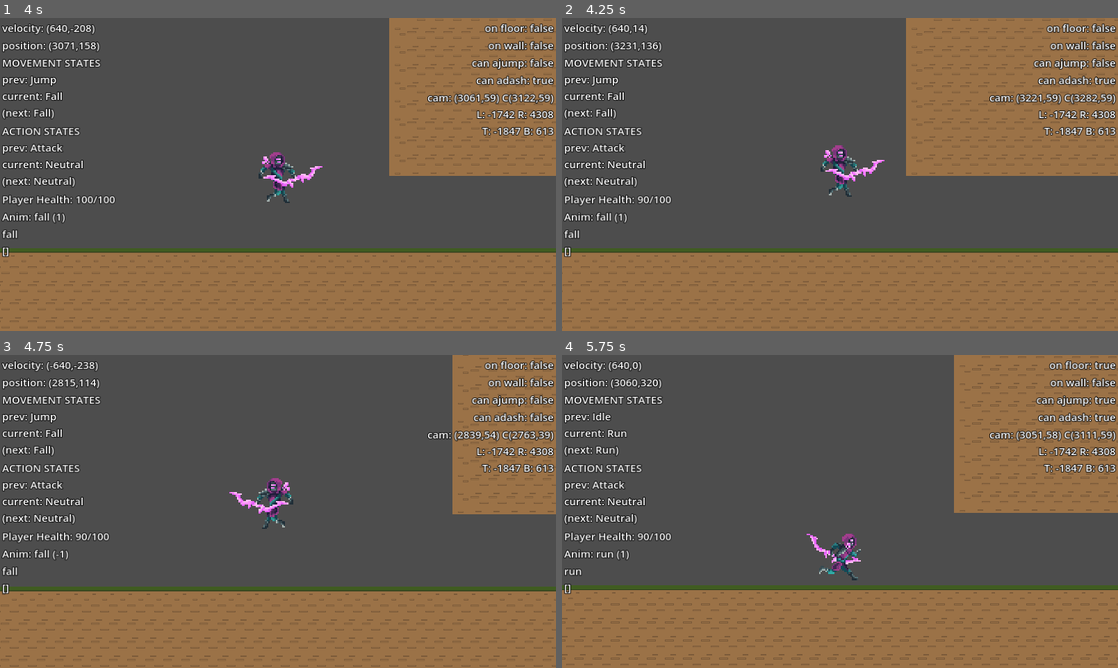
Above: before the commit, frames 1-4 (two rows, left to right).
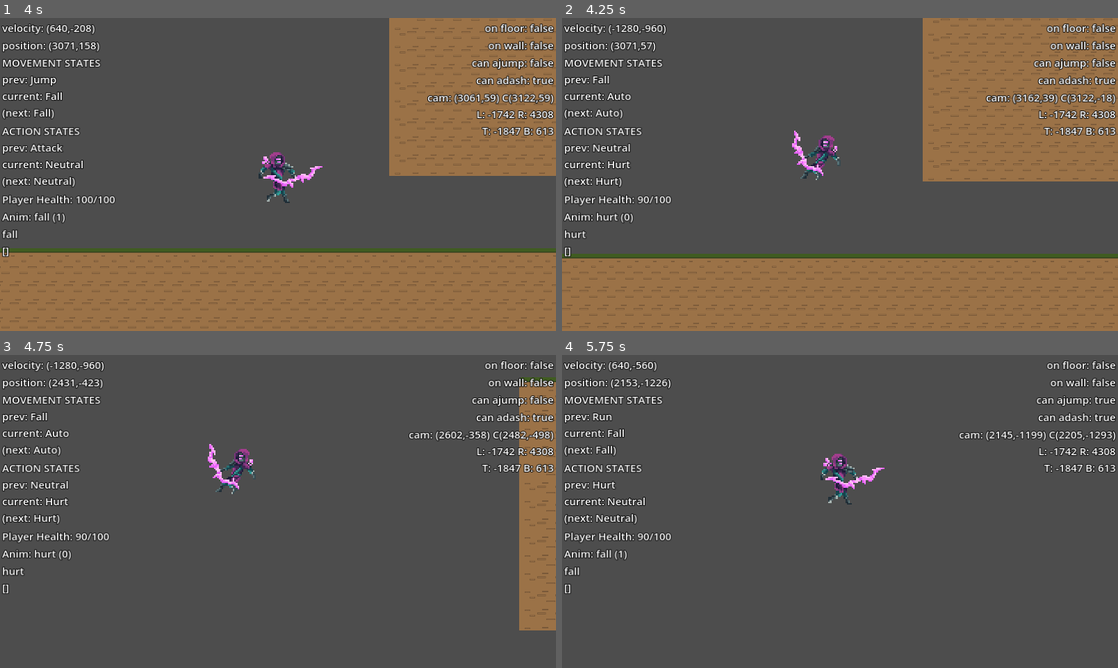
Above: after the commit, the same moments.

Repository: azylazide/untitled-hw-game-G4
Game: Godot game, scene res://src/levels/level_test.tscn
Same seed, same stepped clock (60 frames per second), same inputs: the game is played once before the commit and once after it.
Inputs:
- Up to frame 1 (4 s): tap Enter (ui_accept) at 0.5 s; hold Space (jump) 0.53-1.28 s; hold D (right) 0.53-2.03 s; tap Z (attack) at 1.35 s; tap Space (jump) at 1.52, 1.55, 1.82, 2.3, 2.85, 3.02, 3.32, 3.77, 3.8 s; hold A (left) 2.03-2.78 s; hold X (dash) 2.03-2.78 s; hold D (right) from 2.78 s (still down); hold Z (attack) from 3.53 s (still down)
- Up to frame 2 (4.25 s): keep holding D (right); keep holding Z (attack); tap Space (jump) at 4.07 s; tap Keypad 1 (debug) at 4.15 s
- Up to frame 3 (4.75 s): release D (right) at 4.28 s; release Z (attack) at 4.28 s; hold A (left) from 4.28 s (still down); tap X (dash) at 4.35 s; tap Space (jump) at 4.52, 4.55 s
- Up to frame 4 (5.75 s): tap Space (jump) at 4.82 s; release A (left) at 5.03 s; hold D (right) from 5.03 s (still down); hold Space (jump) from 5.03 s (still down)

Frame 1 is identical in both runs. In frame 2, 12% of the frame differs, in the area x 0-100%, y 0-100%; in frame 3, 35%; in frame 4, 42%.
Error before the commit: Trying to assign value of type 'Nil' to a variable of type 'float'. (res://src/actors/player/player.gd:906)
Error after the commit: Trying to assign value of type 'Nil' to a variable of type 'float'. (res://src/actors/player/player.gd:956)

Commit message:
trying to add hurt state no invicibility yet unfinished added hurt func for other nodes to call

Diff:
--- a/src/actors/player/player.gd
+++ b/src/actors/player/player.gd
@@ -132,8 +132,10 @@
 var attack_finished:= true
 
 signal player_dead
+signal player_hurt
 
 var is_dead:= false
+var is_hurt:= false
 
 ## Stores movement states information
 class MovementStates:
@@ -190,6 +192,8 @@
 
 func _setup_signals() -> void:
 	player_dead.connect(_on_player_death)
+	player_hurt.connect(_on_player_hurt)
+#	hurt_timer.timeout.connect(func(): is_hurt = false)
 	pass
 
 # Called when the node enters the scene tree for the first time.
@@ -273,6 +277,12 @@
 ## States setup when transitioning into
 func _enter_movement_state(delta: float) -> void:
 	match Move.current:
+		Move.AUTO:
+			if Action.current == Action.STATES.HURT:
+				print(frame_count)
+				velocity.x = -face_direction*2*speed
+				velocity.y = -1.8*jump_force
+				return
 		Move.STATES.IDLE:
 			_ground_reset()
 			return
@@ -315,8 +325,18 @@
 			Action.STATES.HURT:
 				#ignore player input
 				#apply knockback while hurt time is active
+#				print("hurting %d" %frame_count)
+				_apply_movement(face_direction)
 				#return AUTO
 				#when done change AUTO to IDLE or RUN or FALL
+				if not is_hurt:
+					if check_floor():
+						if get_direction():
+							Move.next = Move.STATES.RUN
+						else:
+							Move.next = Move.STATES.IDLE
+					else:
+						Move.next = Move.STATES.FALL
 				pass
 			Action.STATES.DEATH:
 				#ignore player input
@@ -554,8 +574,11 @@
 				anim_tree.set("parameters/attack_air/blend_position",face_direction)
 			return Action.STATES.ATTACK
 		Action.STATES.HURT:
-			#invincibility timer
-			return Action.STATES.NEUTRAL
+			#knockback timer
+			if not is_hurt: #temp
+				return Action.STATES.NEUTRAL
+
+			return Action.STATES.HURT
 		Action.STATES.DEATH:
 			#play death when landed
 			if check_floor():
@@ -841,6 +864,26 @@
 func _player_management() -> void:
 	if stats.health == 0 and not is_dead:
 		player_dead.emit()
+	pass
+
+func hurt(damage: float) -> void:
+	stats.health -= damage
+	player_hurt.emit()
+	is_hurt = true
+
+	anim_sm.travel("hurt")
+	Action.next = Action.STATES.HURT
+	Action.change_state()
+	Move.next = Move.AUTO
+	Move.change_state()
+
+	#temp
+	hurt_timer.start()
+
+	pass
+
+func _on_player_hurt() -> void:
+#	is_hurt = true
 	pass
 
 func _on_player_death() -> void:
@@ -870,6 +913,13 @@
 			_:
 				anim_sm.travel("idle")
 				anim_tree.set("parameters/idle/blend_position",face_direction)
+	elif anim_name in ["hurt_left","hurt_right"]:
+		match Move.previous:
+			#temp
+			_:
+				is_hurt = false #temp
+				anim_sm.travel("idle")
+				anim_tree.set("parameters/idle/blend_position",face_direction)
 	elif anim_name in ["death_left","death_right"]:
 		queue_free()
 
--- a/src/actors/player/player.tscn
+++ b/src/actors/player/player.tscn
@@ -101,6 +101,18 @@
 blend_point_1/node = SubResource("AnimationNodeAnimation_pc74d")
 blend_point_1/pos = -1.0
 blend_mode = 1
+
+[sub_resource type="AnimationNodeAnimation" id="AnimationNodeAnimation_6lute"]
+animation = &"hurt_right"
+
+[sub_resource type="AnimationNodeAnimation" id="AnimationNodeAnimation_lj1vv"]
+animation = &"hurt_left"
+
+[sub_resource type="AnimationNodeBlendSpace1D" id="AnimationNodeBlendSpace1D_lyi7m"]
+blend_point_0/node = SubResource("AnimationNodeAnimation_6lute")
+blend_point_0/pos = 1.0
+blend_point_1/node = SubResource("AnimationNodeAnimation_lj1vv")
+blend_point_1/pos = -1.0
 
 [sub_resource type="AnimationNodeAnimation" id="AnimationNodeAnimation_i5bcm"]
 animation = &"idle_left"
@@ -258,6 +270,8 @@
 states/fall/position = Vector2(435, -134)
 states/gdash/node = SubResource("AnimationNodeBlendSpace1D_cyunt")
 states/gdash/position = Vector2(65, 391)
+states/hurt/node = SubResource("AnimationNodeBlendSpace1D_lyi7m")
+states/hurt/position = Vector2(666, 256)
 states/idle/node = SubResource("AnimationNodeBlendSpace1D_jxamb")
 states/idle/position = Vector2(353, 100)
 states/jump/node = SubResource("AnimationNodeBlendSpace1D_n6106")
@@ -1184,6 +1198,84 @@
 "transitions": PackedFloat32Array(1),
 "update": 1,
 "values": [Vector2(-4, -10)]
+}
+tracks/2/type = "value"
+tracks/2/imported = false
+tracks/2/enabled = true
+tracks/2/path = NodePath("Sprite2D:flip_h")
+tracks/2/interp = 1
+tracks/2/loop_wrap = true
+tracks/2/keys = {
+"times": PackedFloat32Array(0),
+"transitions": PackedFloat32Array(1),
+"update": 1,
+"values": [true]
+}
+
+[sub_resource type="Animation" id="Animation_amy27"]
+resource_name = "hurt_right"
+tracks/0/type = "value"
+tracks/0/imported = false
+tracks/0/enabled = true
+tracks/0/path = NodePath("Sprite2D:frame")
+tracks/0/interp = 1
+tracks/0/loop_wrap = true
+tracks/0/keys = {
+"times": PackedFloat32Array(0),
+"transitions": PackedFloat32Array(1),
+"update": 1,
+"values": [21]
+}
+tracks/1/type = "value"
+tracks/1/imported = false
+tracks/1/enabled = true
+tracks/1/path = NodePath("Sprite2D:offset")
+tracks/1/interp = 1
+tracks/1/loop_wrap = true
+tracks/1/keys = {
+"times": PackedFloat32Array(0),
+"transitions": PackedFloat32Array(1),
+"update": 0,
+"values": [Vector2(0, -15.5)]
+}
+tracks/2/type = "value"
+tracks/2/imported = false
+tracks/2/enabled = true
+tracks/2/path = NodePath("Sprite2D:flip_h")
+tracks/2/interp = 1
+tracks/2/loop_wrap = true
+tracks/2/keys = {
+"times": PackedFloat32Array(0),
+"transitions": PackedFloat32Array(1),
+"update": 1,
+"values": [false]
+}
+
+[sub_resource type="Animation" id="Animation_dmh3b"]
+resource_name = "hurt_left"
+tracks/0/type = "value"
+tracks/0/imported = false
+tracks/0/enabled = true
+tracks/0/path = NodePath("Sprite2D:frame")
+tracks/0/interp = 1
+tracks/0/loop_wrap = true
+tracks/0/keys = {
+"times": PackedFloat32Array(0),
+"transitions": PackedFloat32Array(1),
+"update": 1,
+"values": [21]
+}
+tracks/1/type = "value"
+tracks/1/imported = false
+tracks/1/enabled = true
+tracks/1/path = NodePath("Sprite2D:offset")
+tracks/1/interp = 1
+tracks/1/loop_wrap = true
+tracks/1/keys = {
+"times": PackedFloat32Array(0),
+"transitions": PackedFloat32Array(1),
+"update": 0,
+"values": [Vector2(0, -15.5)]
 }
 tracks/2/type = "value"
 tracks/2/imported = false
@@ -1213,6 +1305,8 @@
 "fall_right": SubResource("Animation_3sm1x"),
 "gdash_left": SubResource("Animation_c8u7r"),
 "gdash_right": SubResource("Animation_ya1qs"),
+"hurt_left": SubResource("Animation_dmh3b"),
+"hurt_right": SubResource("Animation_amy27"),
 "idle_left": SubResource("Animation_alppg"),
 "idle_right": SubResource("Animation_pll0i"),
 "jump_left": SubResource("Animation_snow1"),
@@ -1350,6 +1444,7 @@
 parameters/death/blend_position = 0.998498
 parameters/fall/blend_position = 1.0
 parameters/gdash/blend_position = 0
+parameters/hurt/blend_position = 0
 parameters/idle/blend_position = 1.0
 parameters/jump/blend_position = 1.0
 parameters/land/blend_position = 1.0
--- a/src/levels/LevelTemplate.gd
+++ b/src/levels/LevelTemplate.gd
@@ -13,5 +13,6 @@
 
 func _unhandled_input(event: InputEvent) -> void:
 	if event.is_action_pressed("debug"):
-		$Player.stats.health -= 10
+#		$Player.stats.health -= 10
+		$Player.hurt(10)
 	pass
Not shown: 1 places in src/actors/player/player.tscn that only renumber resources
